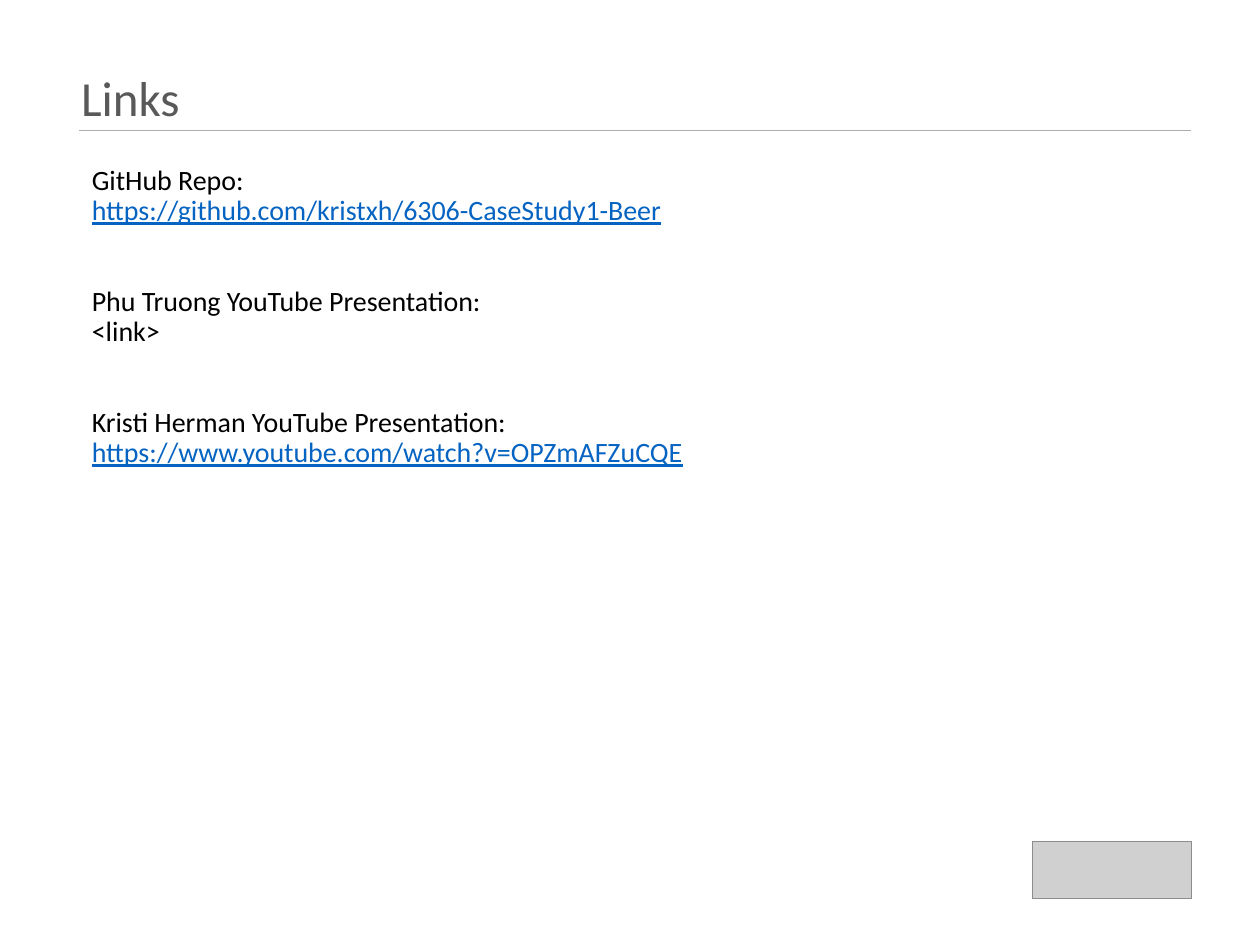
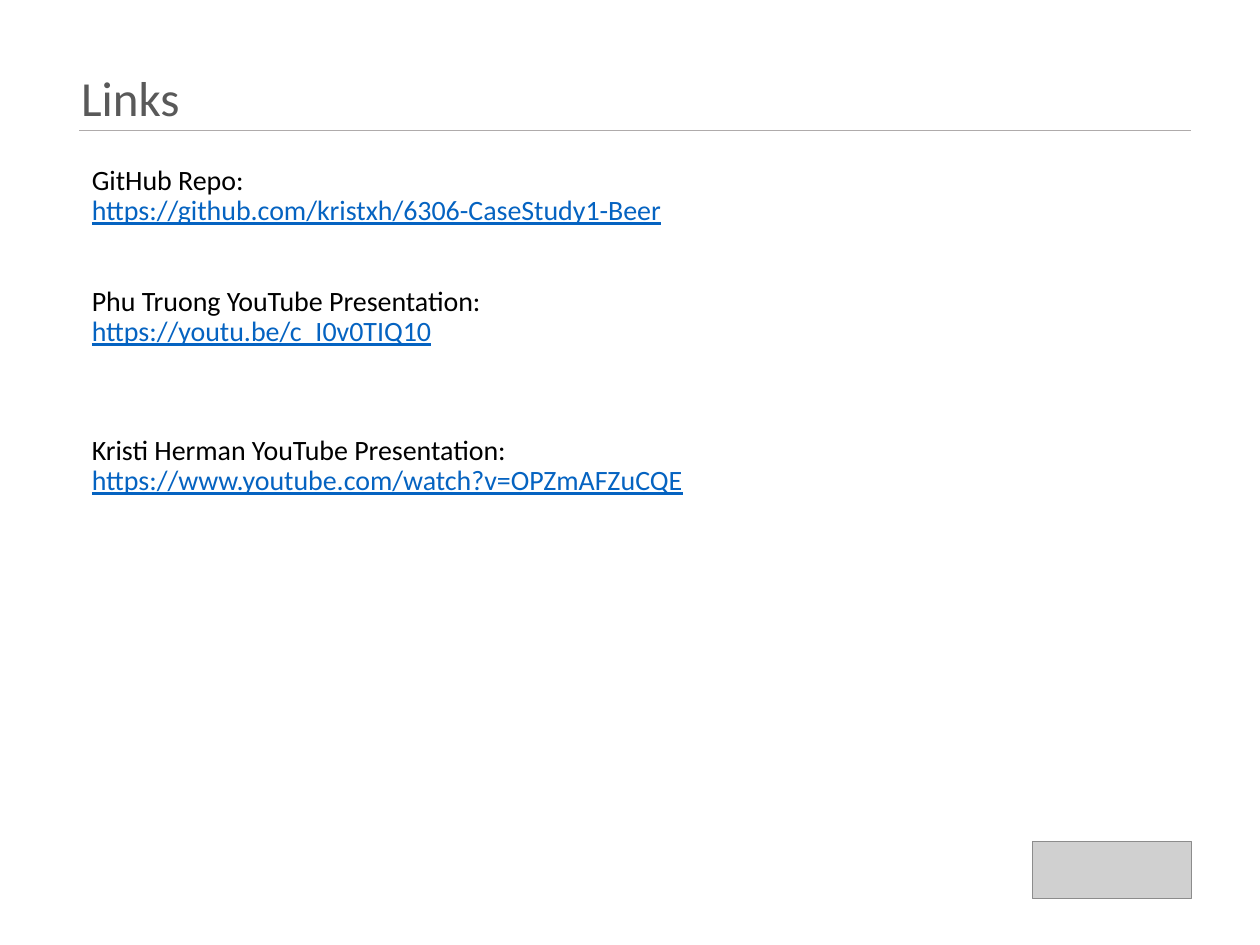
Before and after one commit to kristxh/6306-CaseStudy1-Beer, a slide deck: slide 2 of case_study_1_budweiser.pptx. Drawn at 1260x945 pixels with LibreOffice and Linux fonts; fonts in the diff are those of the drawing; grey boxes stand for pictures. Boxes give left, top, right and bottom in pixels: in the first picture for what was removed or moved away, otherwise in the second. Text is boxed around its words. In the diff, an @@ line names an element or a change of style, - is before the commit and + after.

```diff
--- a/case_study_1_budweiser.pptx
+++ b/case_study_1_budweiser.pptx
@@ text at [92, 170, 682, 495]: text changed @@
-GitHub Repo:
-https://github.com/kristxh/6306-CaseStudy1-Beer
-Phu Truong YouTube Presentation:
-<link>
-Kristi Herman YouTube Presentation:
-https://www.youtube.com/watch?v=OPZmAFZuCQE
+GitHub Repo:
+https://github.com/kristxh/6306-CaseStudy1-Beer
+Phu Truong YouTube Presentation:
+https://youtu.be/c_I0v0TIQ10
+Kristi Herman YouTube Presentation:
+https://www.youtube.com/watch?v=OPZmAFZuCQE
```
